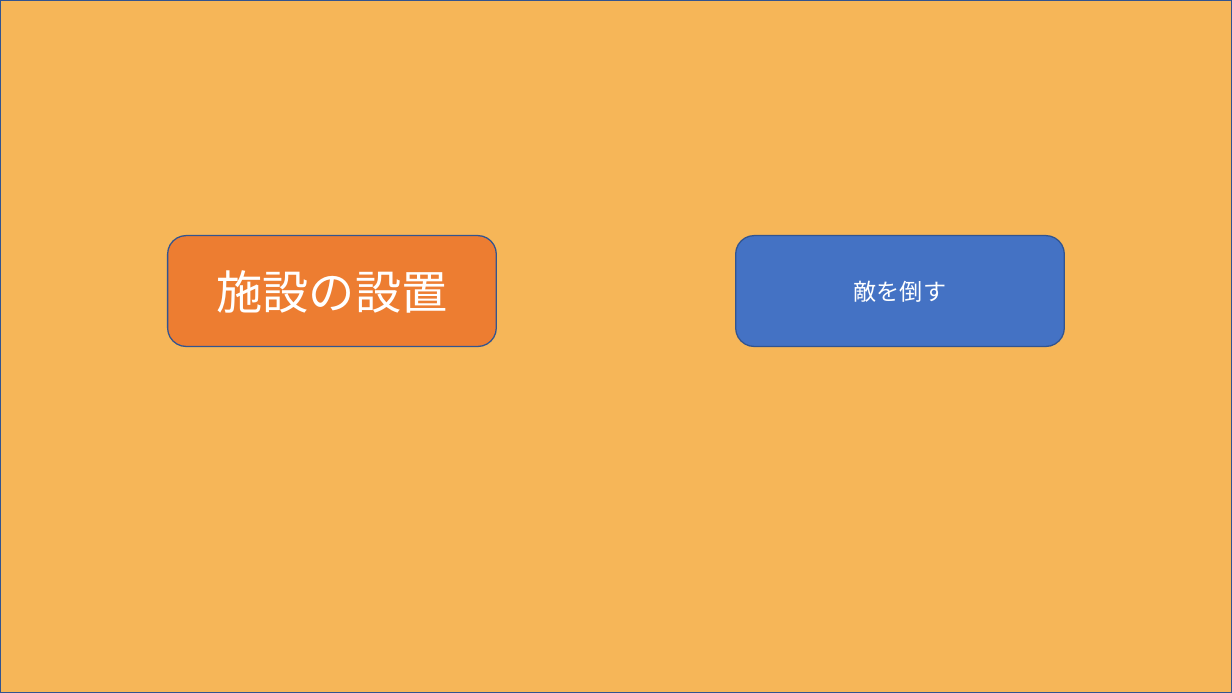
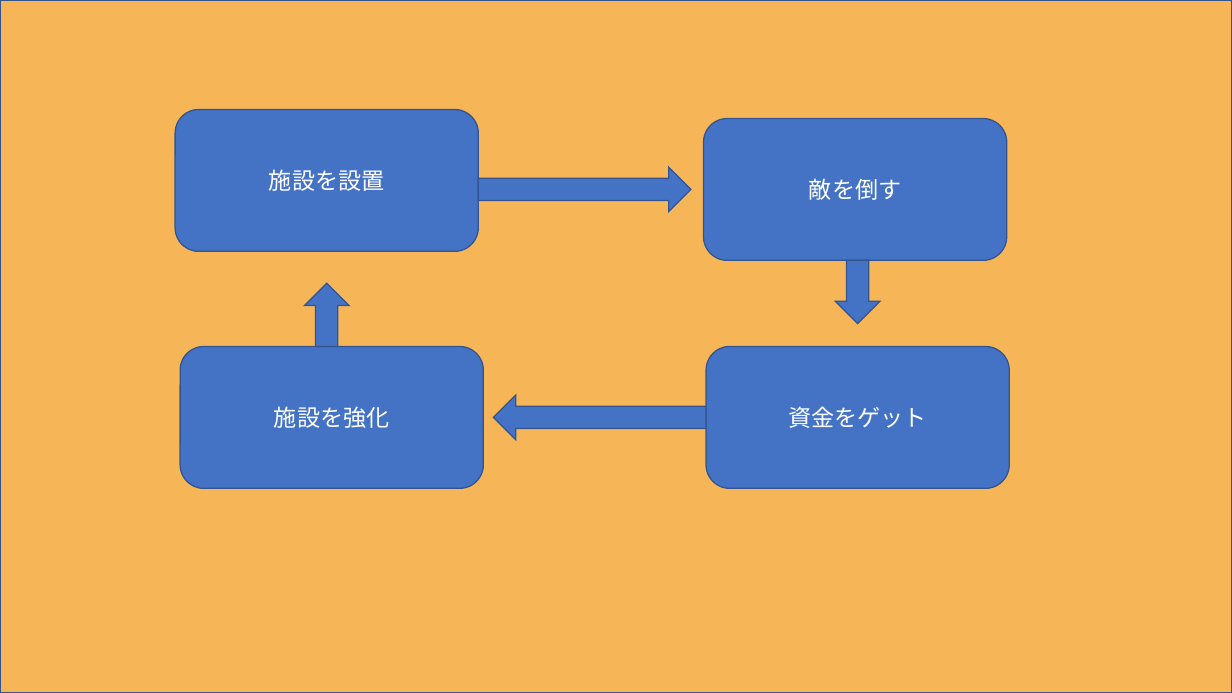
Before and after one commit to itasi29/MyGames, a slide deck: slide 3 of 企画.pptx. Drawn at 1232x693 pixels with LibreOffice and Linux fonts; fonts in the diff are those of the drawing. Boxes give left, top, right and bottom in pixels: in the first picture for what was removed or moved away, otherwise in the second. Text is boxed around its words. In the diff, an @@ line names an element or a change of style, - is before the commit and + after.

Commit message:
roop

```diff
--- a/企画.pptx
+++ b/企画.pptx
@@ rounded rectangle "施設を設置": place and size @@
-rounded rectangle "施設を設置" at [167, 236, 496, 347]
+rounded rectangle "施設を設置" at [176, 110, 479, 252]
@@ rounded rectangle "施設を設置" at [176, 110, 479, 252]: fill #ED7D31 to #4472C4 @@
@@ rounded rectangle "敵を倒す": place and size @@
-rounded rectangle "敵を倒す" at [736, 236, 1065, 347]
+rounded rectangle "敵を倒す" at [703, 118, 1006, 261]
@@ text in rounded rectangle at [269, 169, 384, 191]: text changed; size 36 to 18 pt @@
-施設の設置
+施設を設置
@@ right arrow added at [479, 167, 691, 212], fill #4472C4, outline #325491 1 pt @@
@@ right arrow added at [836, 261, 880, 323], fill #4472C4, outline #325491 1 pt @@
@@ right arrow added at [304, 284, 348, 347], fill #4472C4, outline #325491 1 pt @@
@@ rounded rectangle added at [180, 347, 483, 489], fill #4472C4, outline #325491 1 pt, 18 pt, text #FFFFFF @@
+施設を強化
@@ rounded rectangle added at [706, 347, 1009, 489], fill #4472C4, outline #325491 1 pt, 18 pt, text #FFFFFF @@
+資金をゲット
@@ right arrow added at [494, 396, 706, 440], fill #4472C4, outline #325491 1 pt @@
```
